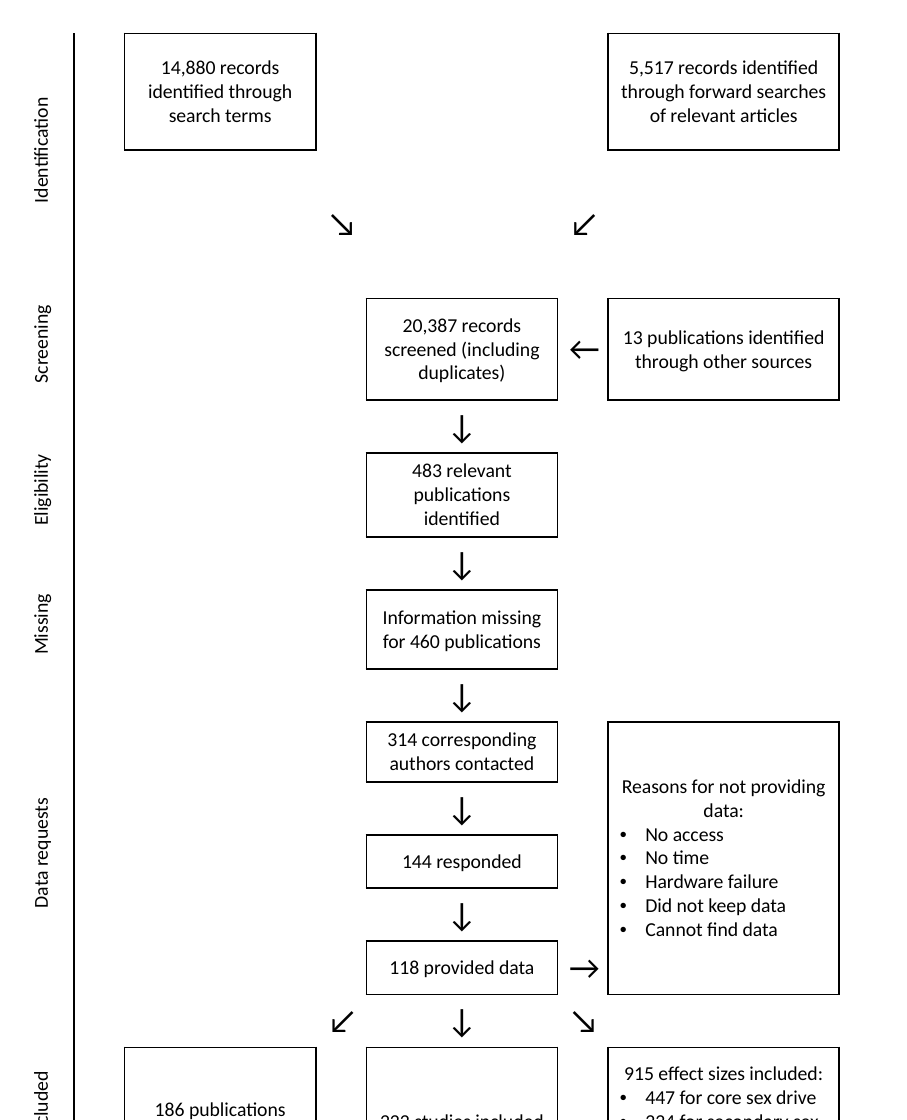
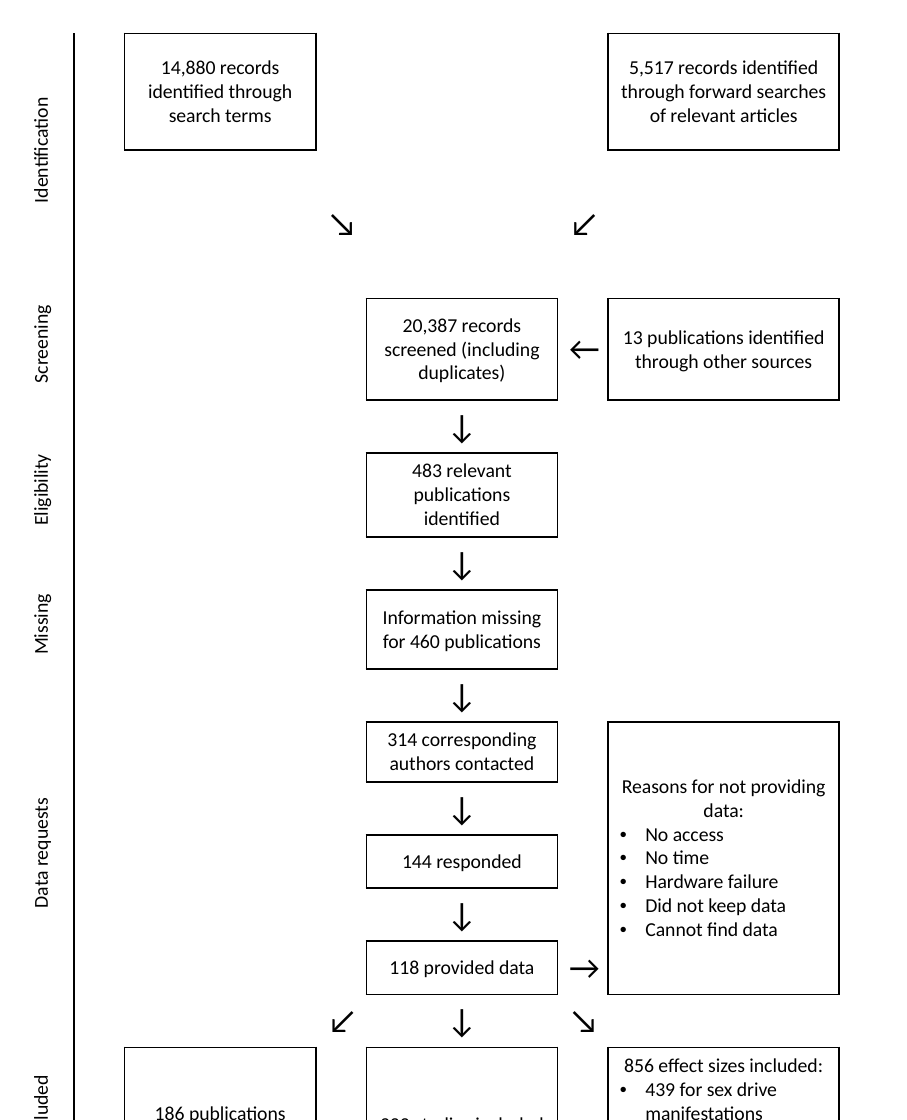
Before and after one commit to j-fra/masd, a slide deck: slide 1 of results/figures and tables/Template_flow_chart.pptx. Drawn at 907x1120 pixels with LibreOffice and Linux fonts; fonts in the diff are those of the drawing. Boxes give left, top, right and bottom in pixels: in the first picture for what was removed or moved away, otherwise in the second. Text is boxed around its words. In the diff, an @@ line names an element or a change of style, - is before the commit and + after.

```diff
--- a/results/figures and tables/Template_flow_chart.pptx
+++ b/results/figures and tables/Template_flow_chart.pptx
@@ table at bbox=[23, 34, 888, 1120] @@
-row 20, column 7: 915 effect sizes included: / 447 for core sex drive / 224 for secondary sex drive / 244 for control items
+row 20, column 7: 856 effect sizes included: / 439 for sex drive manifestations / 173 for latent indicators of sex drive / 244 for bias indicators
```
Also in this commit, not shown: 50 other files.
